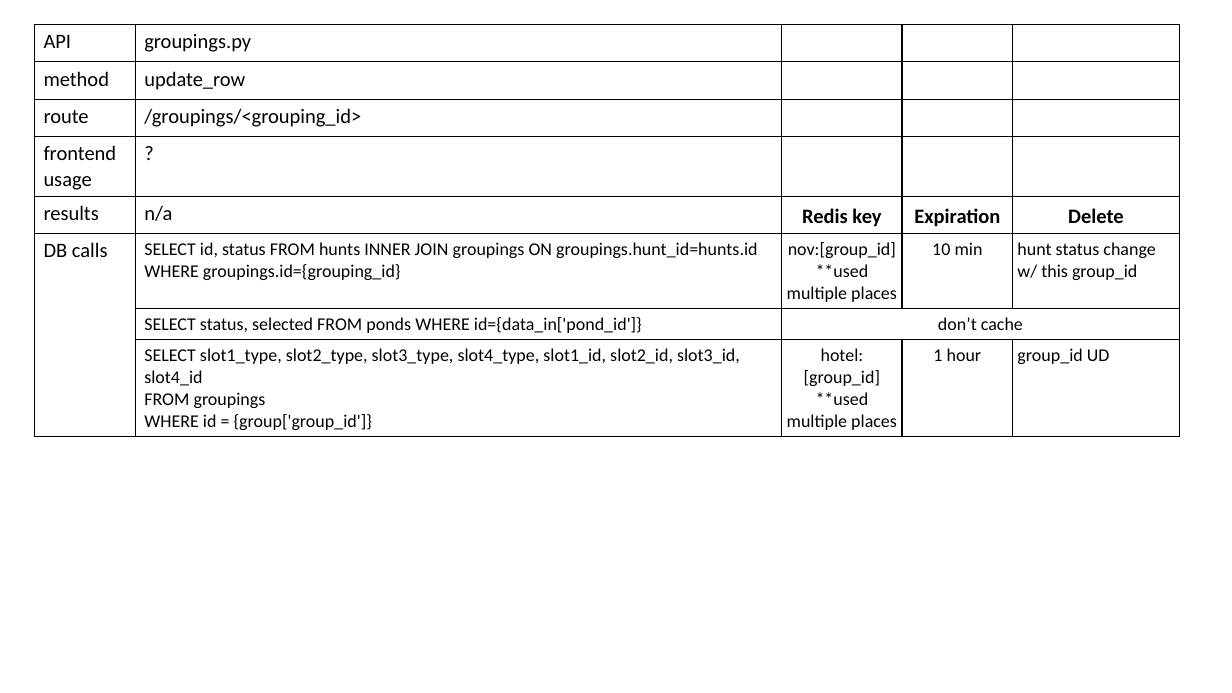
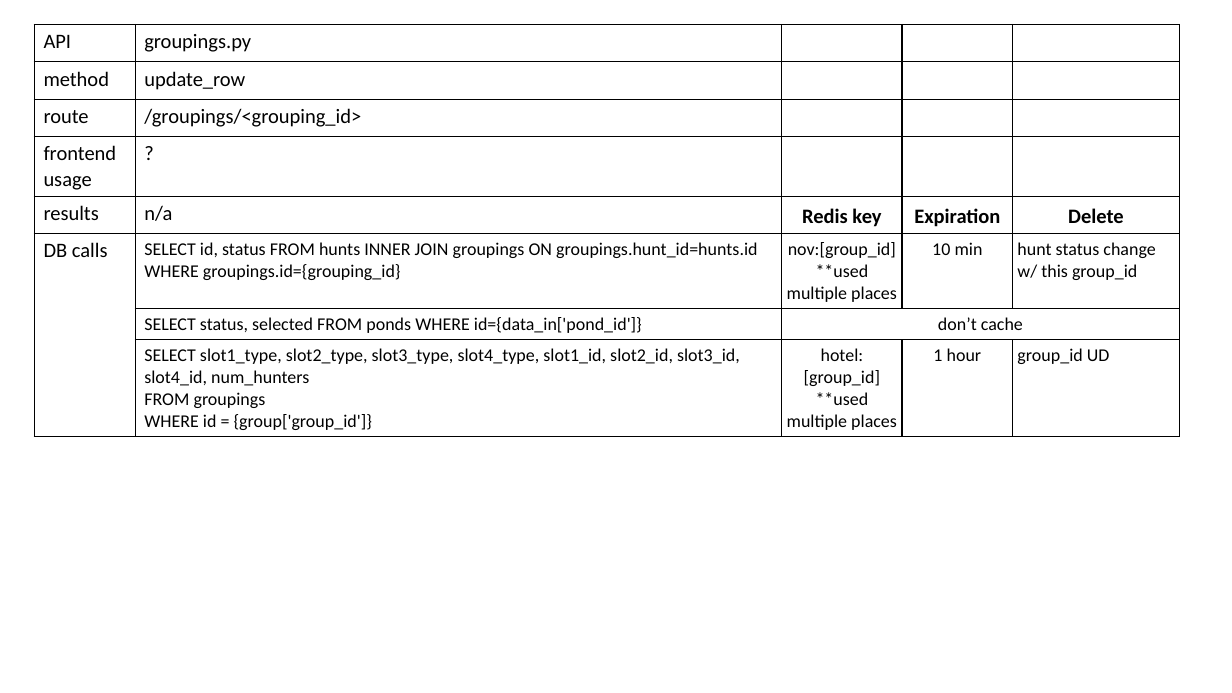
Before and after one commit to tc334/duck-club-app, a slide deck: slide 6 of docs/Redis.pptx. Drawn at 1232x693 pixels with LibreOffice and Linux fonts; fonts in the diff are those of the drawing. Boxes give left, top, right and bottom in pixels: in the first picture for what was removed or moved away, otherwise in the second. Text is boxed around its words. In the diff, an @@ line names an element or a change of style, - is before the commit and + after.

```diff
--- a/docs/Redis.pptx
+++ b/docs/Redis.pptx
@@ table at box(34, 24, 1179, 434) @@
-row 8, column 2: SELECT slot1_type, slot2_type, slot3_type, slot4_type, slot1_id, slot2_id, slot3_id, slot4_id / FROM groupings / WHERE id = {group['group_id']}
+row 8, column 2: SELECT slot1_type, slot2_type, slot3_type, slot4_type, slot1_id, slot2_id, slot3_id, slot4_id, num_hunters / FROM groupings / WHERE id = {group['group_id']}
```
Also in this commit, not shown: 2 other slides changed, 12 other files.
